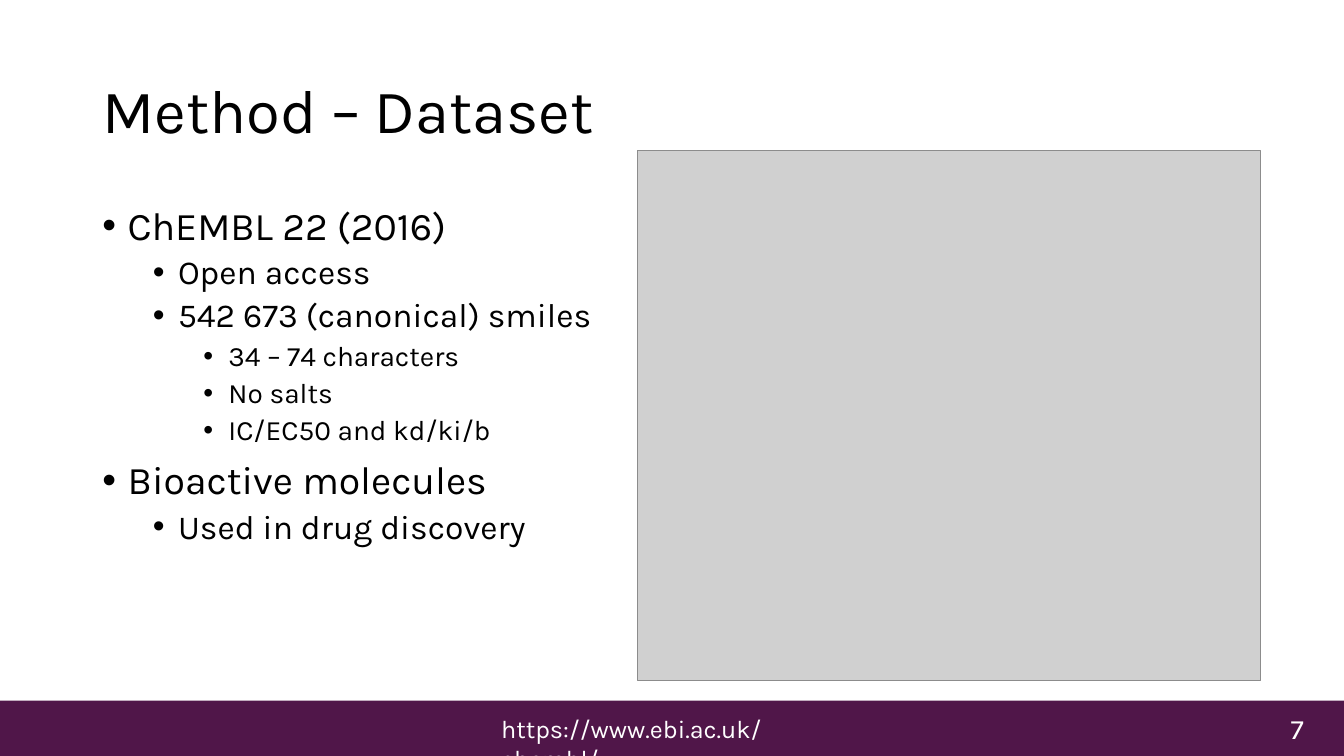
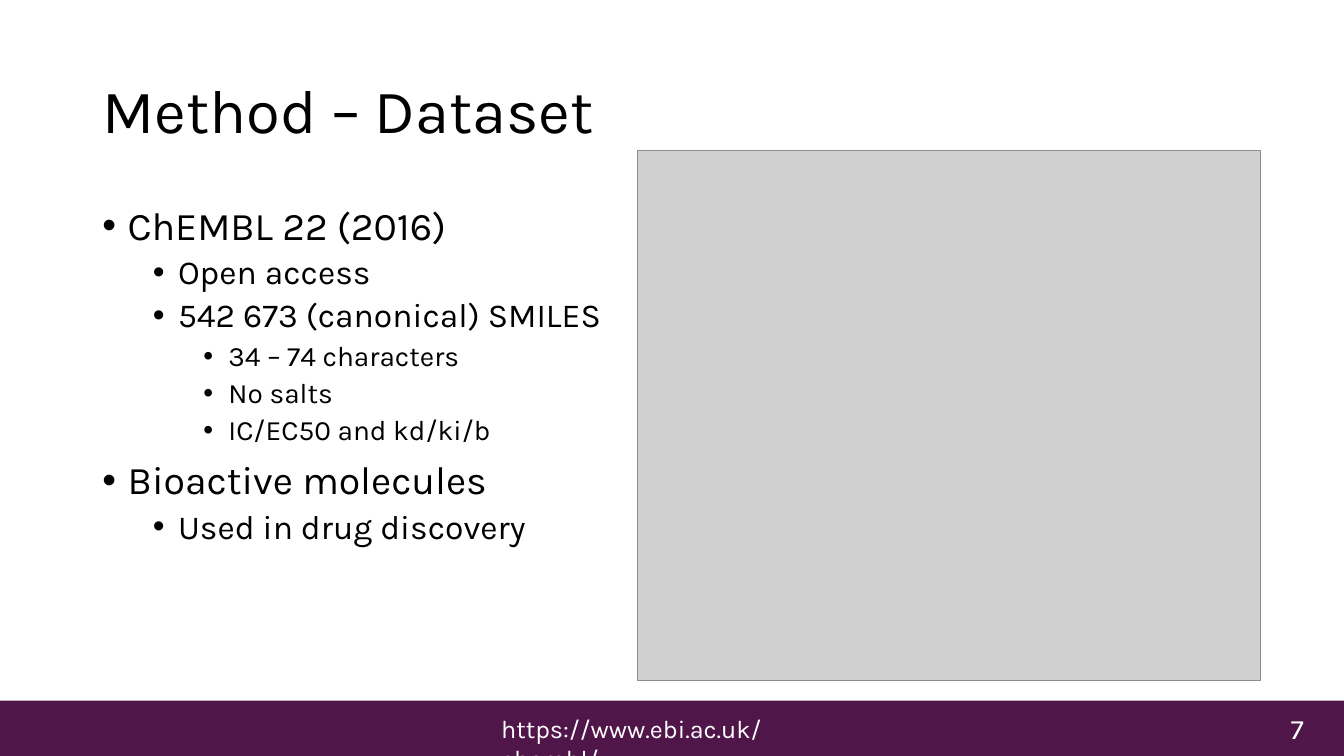
Before and after one commit to Martijn-075/ML4Chem-project-3-IV-MO, a slide deck: slide 7 of Presentation ML4CHEM project 3 iv MO.pptx. Drawn at 1344x756 pixels with LibreOffice and Linux fonts; fonts in the diff are those of the drawing; grey boxes stand for pictures; background and template pictures are left out. Boxes give left, top, right and bottom in pixels: in the first picture for what was removed or moved away, otherwise in the second. Text is boxed around its words. In the diff, an @@ line names an element or a change of style, - is before the commit and + after.

```diff
--- a/Presentation ML4CHEM project 3 iv MO.pptx
+++ b/Presentation ML4CHEM project 3 iv MO.pptx
@@ text at (178, 302, 601, 331): text changed @@
-  • 542 673 (canonical) smiles
+  • 542 673 (canonical) SMILES
```
Also in this commit, not shown: 9 other slides changed, 8 other files.
